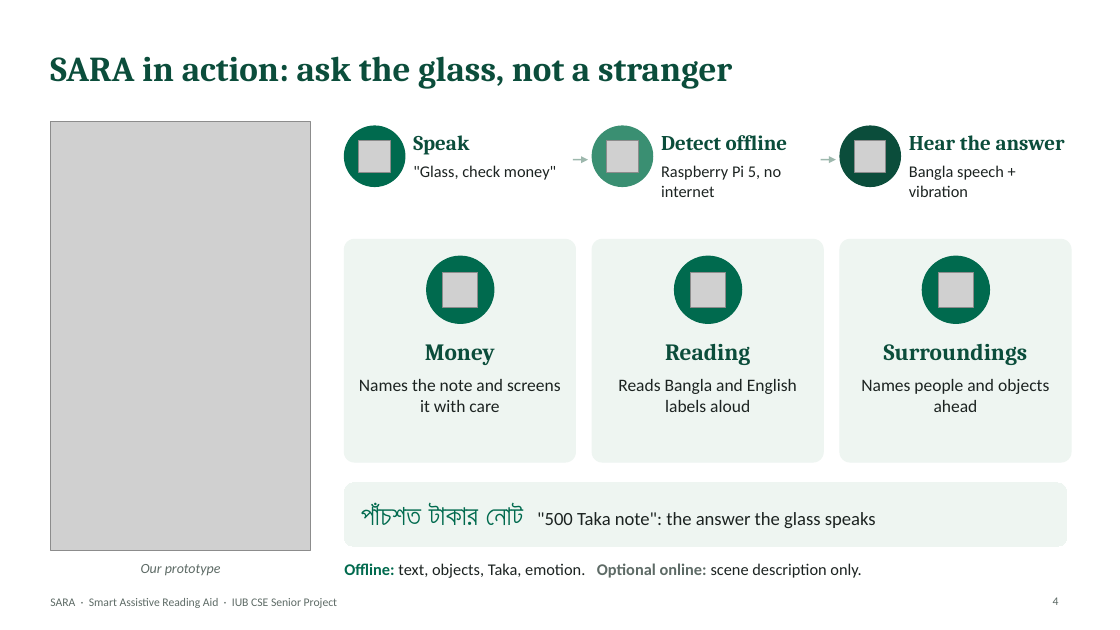
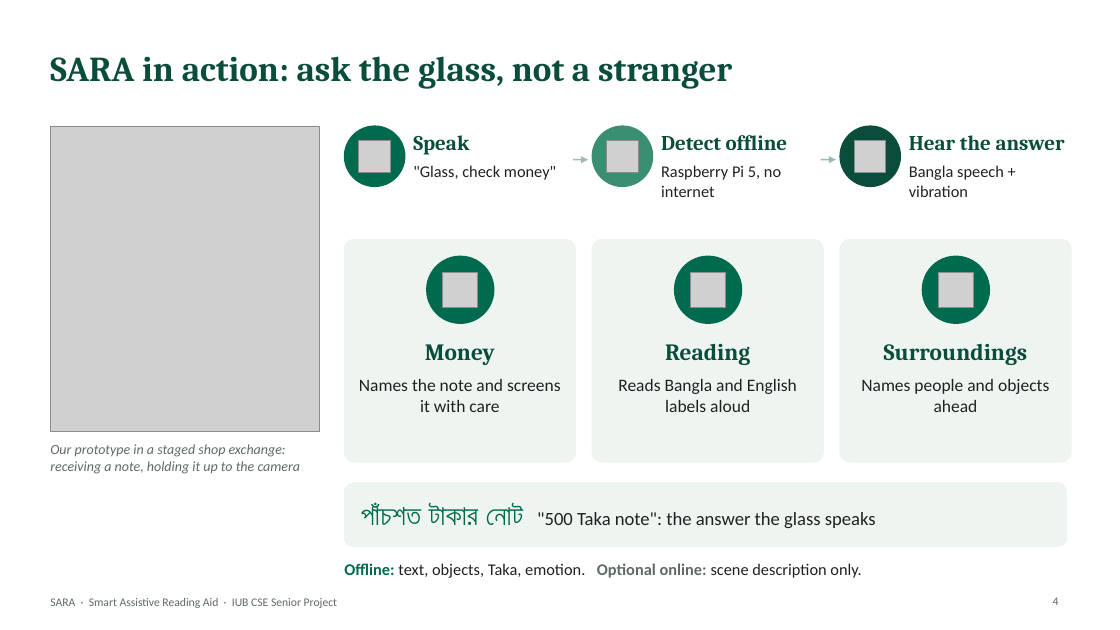
Before and after one commit to aflam330/Senior_project_wearable_glass_for_blind_people_using_ocr_and_ylo, a slide deck: slide 4 of Thesis Report and paper/thesis report/slides/SARA_Presentation_Redesigned.pptx. Drawn at 1120x630 pixels with LibreOffice and Linux fonts; fonts in the diff are those of the drawing; grey boxes stand for pictures. Boxes give left, top, right and bottom in pixels: in the first picture for what was removed or moved away, otherwise in the second. Text is boxed around its words. In the diff, an @@ line names an element or a change of style, - is before the commit and + after.

```diff
--- a/Thesis Report and paper/thesis report/slides/SARA_Presentation_Redesigned.pptx
+++ b/Thesis Report and paper/thesis report/slides/SARA_Presentation_Redesigned.pptx
@@ picture: place and size @@
-picture at (50,122,311,550)
+picture at (50,126,319,431)
@@ text at (50,444,301,474): text changed @@
-Our prototype
+Our prototype in a staged shop exchange: receiving a note, holding it up to the camera
@@ text "Our prototype in a staged ..." at (50,444,301,474): vertical alignment middle to top @@
```
Also in this commit, not shown: 2 other slides changed, 44 other files.
